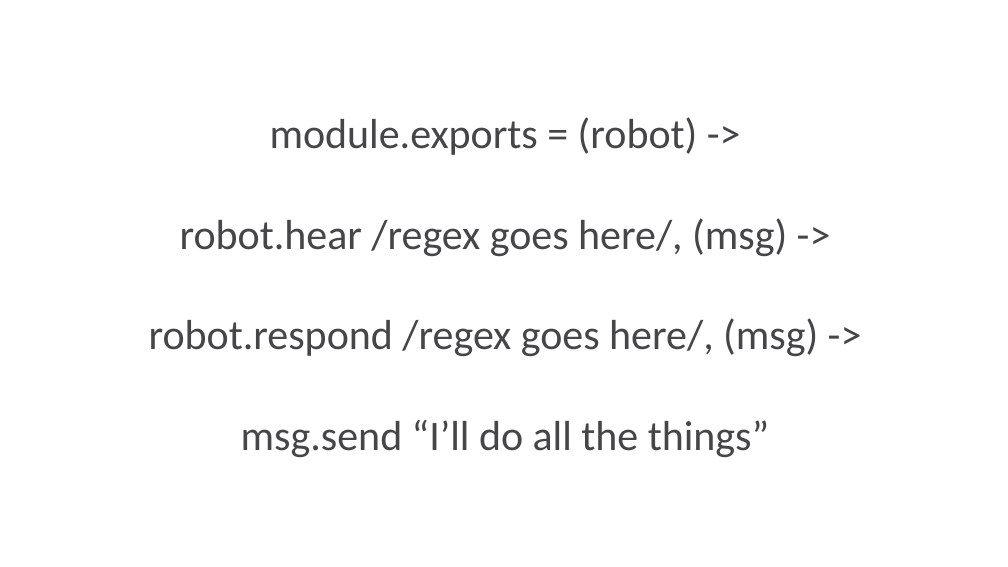
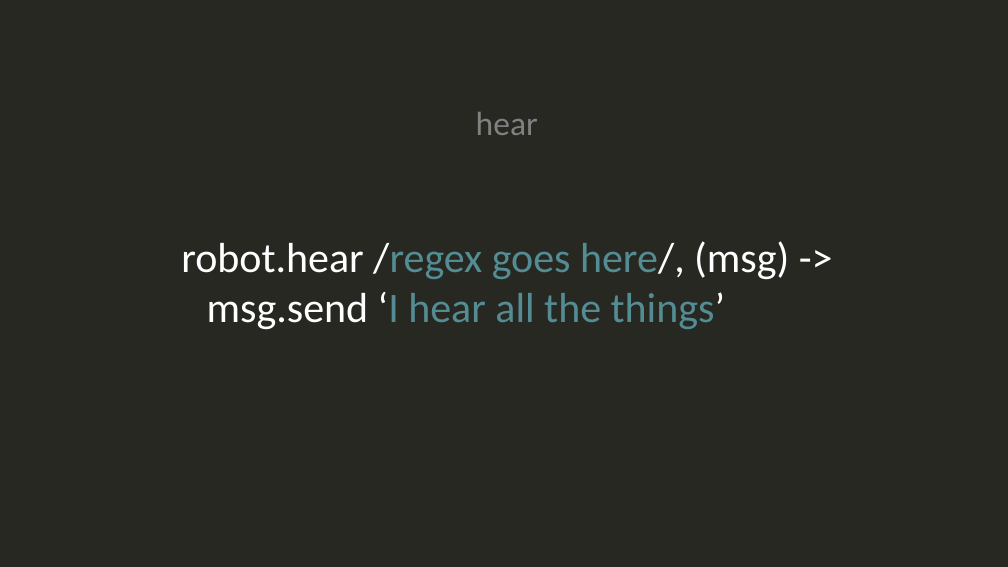
Before and after one commit to SneakyPeet/jsinsabot, a slide deck: slide 31 of jsinsa ChatopsV10.pptx. Drawn at 1008x567 pixels with LibreOffice and Linux fonts; fonts in the diff are those of the drawing. Boxes give left, top, right and bottom in pixels: in the first picture for what was removed or moved away, otherwise in the second. Text is boxed around its words. In the diff, an @@ line names an element or a change of style, - is before the commit and + after.

Commit message:
Update

```diff
--- a/jsinsa ChatopsV10.pptx
+++ b/jsinsa ChatopsV10.pptx
@@ background #FFFFFF to #272822 @@
@@ text at bbox=[270, 117, 698, 155]: paragraph removed @@
-module.exports = (robot) ->
@@ text added at bbox=[476, 112, 538, 135], 32 pt, text #808080 @@
+hear
@@ text "robot.hear /regex goes here/, (msg) ...": place and size @@
-text "robot.hear /regex goes here/, (msg) ..." at bbox=[149, 117, 818, 457]
+text "robot.hear /regex goes here/, (msg) ..." at bbox=[181, 241, 789, 330]
@@ text at bbox=[181, 241, 789, 280]: text colour #464547 to #FFFFFF in "robot.hear /regex here/, (msg) ->"; text colour #464547 to #548C94 in "/regex goes here/," @@
@@ text at bbox=[207, 292, 726, 330]: text changed; text colour #464547 to #548C94 @@
-robot.respond /regex goes here/, (msg) ->
-msg.send “I’ll do all the things”
+msg.send ‘I hear all the things’
```
Also in this commit, not shown: 2 other slides changed, 11 slides added, 1 slide removed.
